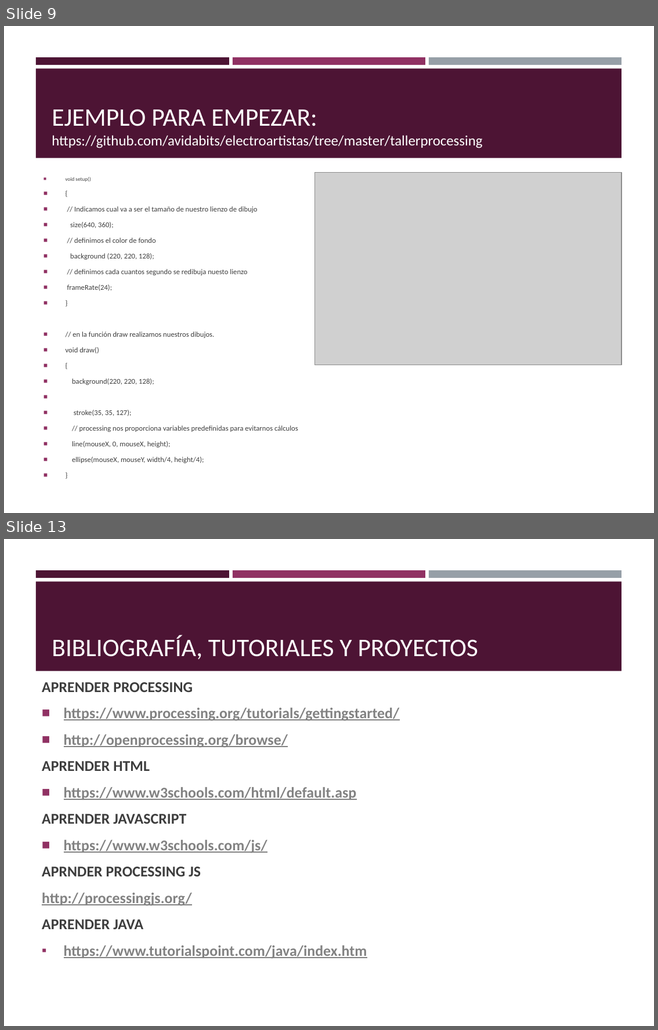
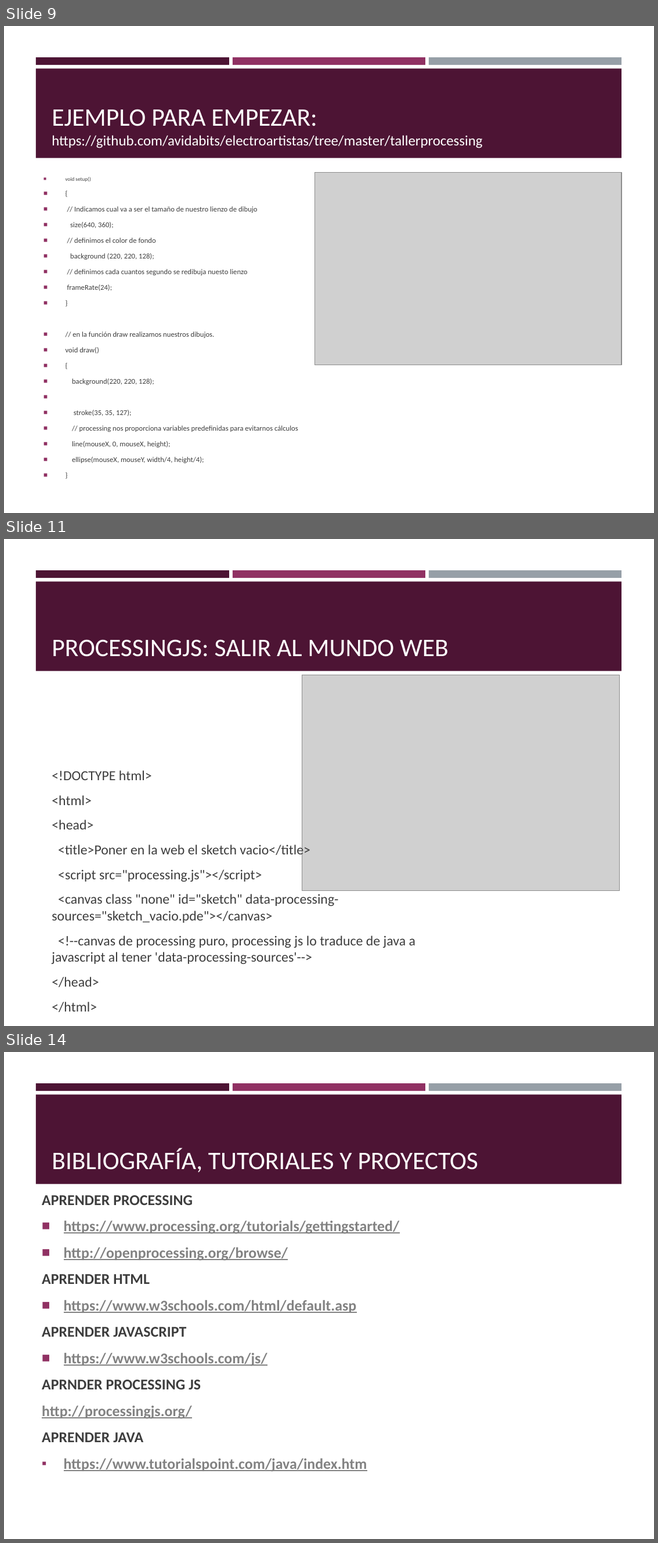
Before and after one commit to Avidabits/electroartistas, a slide deck: TallerProcessing/Introducción mínima a Processing.pptx. Shown one above the other, each under a label of ours: slides 9 and 13 before the commit, slides 9, 11 and 14 after it; the slides between them are not shown. The pictures are 658x1030 and 658x1543 pixels, drawn with LibreOffice and Linux fonts; fonts in the diff are those of the drawing; grey boxes stand for pictures. Boxes give left, top, right and bottom in pixels: in the first picture for what was removed or moved away, otherwise in the second. Text is boxed around its words. In the diff, an @@ line names an element or a change of style, - is before the commit and + after.

```diff
--- a/TallerProcessing/Introducción mínima a Processing.pptx
+++ b/TallerProcessing/Introducción mínima a Processing.pptx
@@ slide 11 added at box(4, 539, 654, 1026), background #FFFFFF; not listed: 4 template elements that a slide beside it also shows @@
@@ title added at box(52, 639, 448, 657), 28 pt, text #FFFFFF @@
+PROCESSINGJS: SALIR AL MUNDO WEB
@@ picture added at box(302, 675, 619, 890) @@
@@ text added at box(52, 770, 415, 987), 15.3 pt, text #3D3D3D @@
+<!DOCTYPE html>
+<html>
+<head>
+<title>Poner en la web el sketch vacio</title>
+<script src="processing.js"></script>
+<canvas class "none" id="sketch" data-processing-sources="sketch_vacio.pde"></canvas>
+<!--canvas de processing puro, processing js lo traduce de java a javascript al tener 'data-processing-sources'-->
+</head>
+</html>
@@ what was slide 13 is now slide 14 @@
```
Also in this commit, not shown: 2 slides changed, 3 other slides added, 1 other file.
